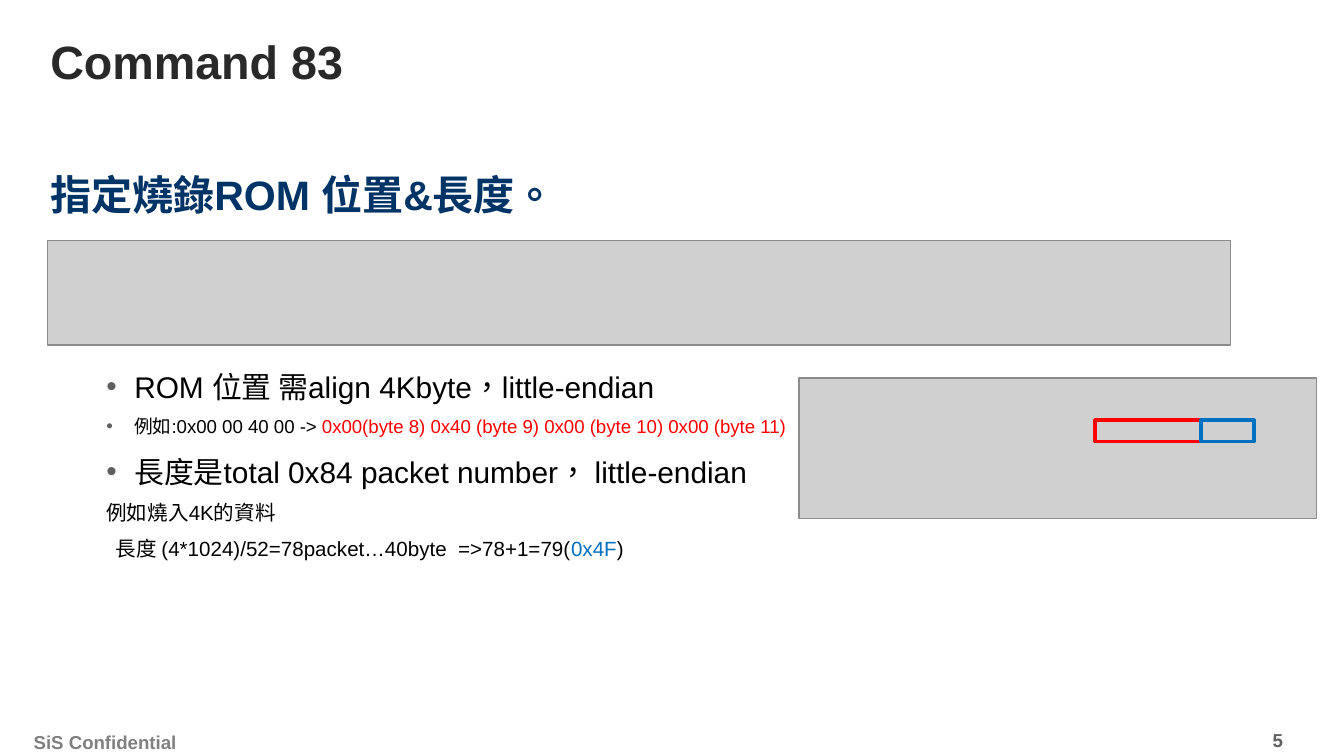
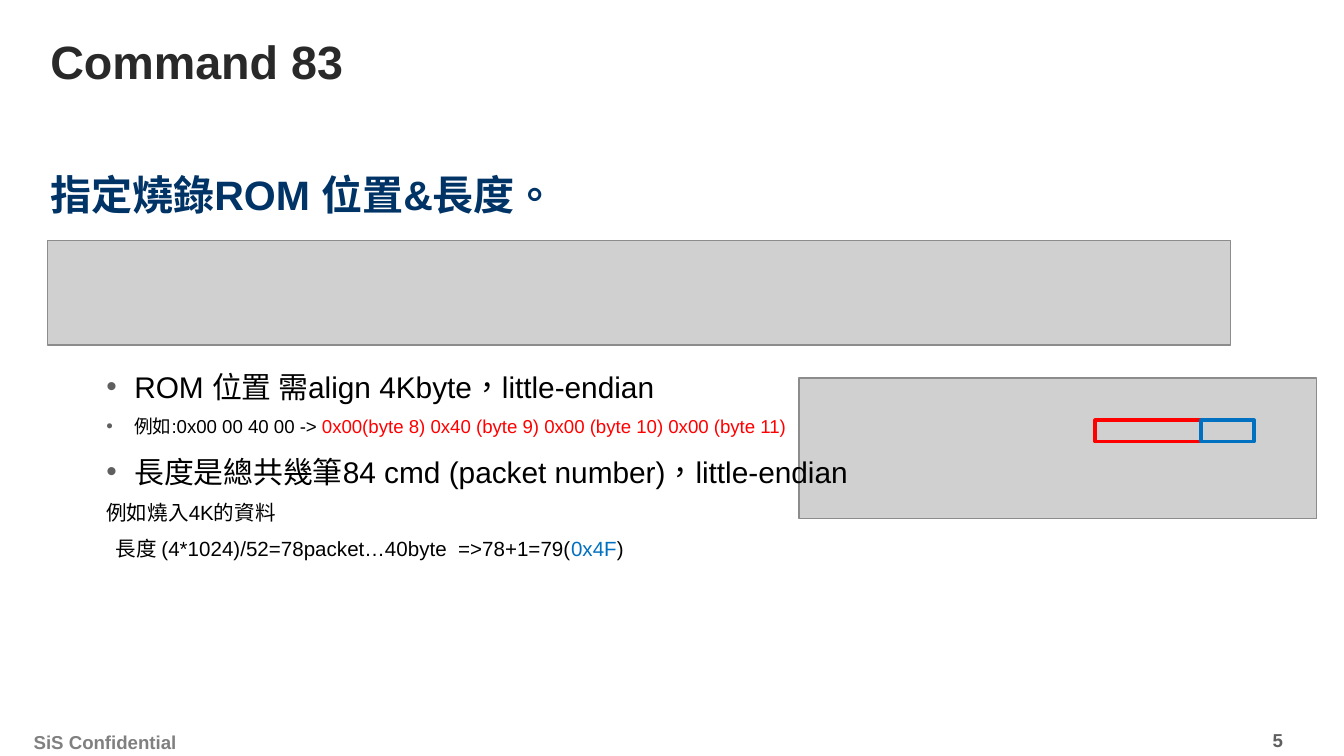
Before and after one commit to chaoban/SerialUpdateFirmwareTool, a slide deck: slide 5 of Document/SiS_I2C_Update Firmware flow_7501說明_20220518.pptx. Drawn at 1344x756 pixels with LibreOffice and Linux fonts; fonts in the diff are those of the drawing; grey boxes stand for pictures; background and template pictures are left out. Boxes give left, top, right and bottom in pixels: in the first picture for what was removed or moved away, otherwise in the second. Text is boxed around its words. In the diff, an @@ line names an element or a change of style, - is before the commit and + after.

```diff
--- a/Document/SiS_I2C_Update Firmware flow_7501說明_20220518.pptx
+++ b/Document/SiS_I2C_Update Firmware flow_7501說明_20220518.pptx
@@ text at (134,458,848,488): text changed @@
-  • 長度是total 0x84 packet number， little-endian
+  • 長度是總共幾筆84 cmd (packet number)，little-endian
```
Also in this commit, not shown: 4 other slides changed, 17 other files.
